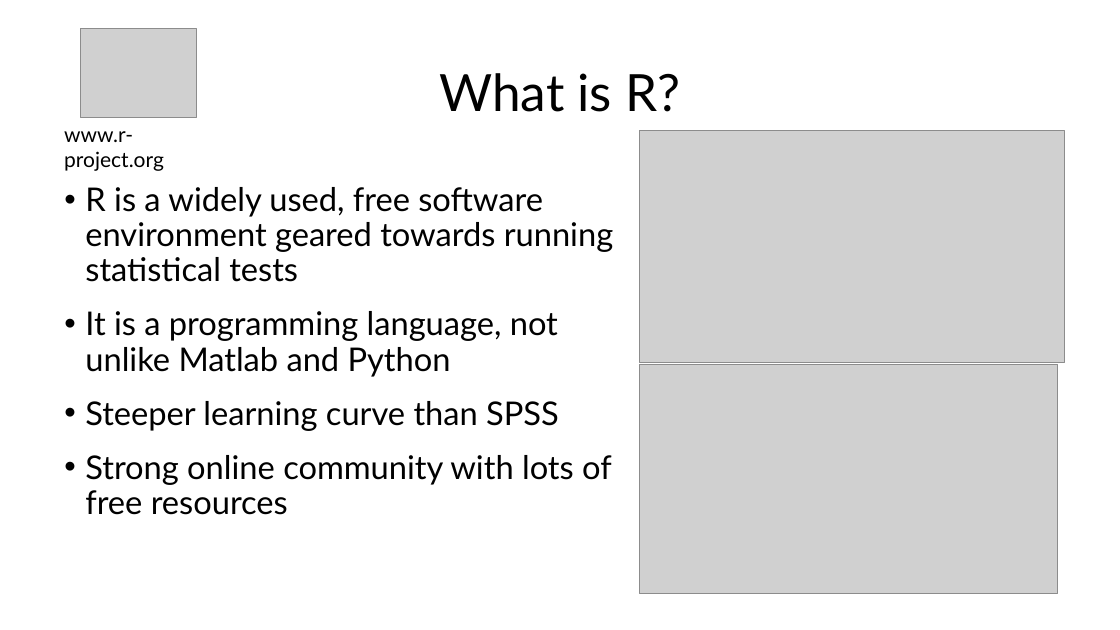
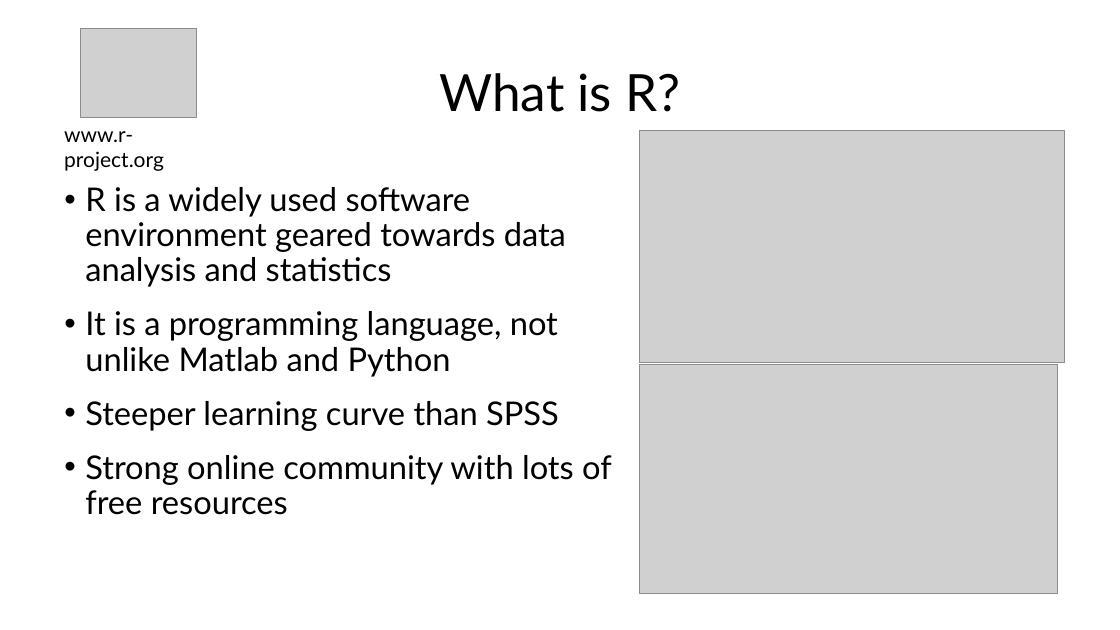
Before and after one commit to emljames/introR, a slide deck: slide 5 of Introduction to R - Intro slides.pptx (slide 4 before the commit). Drawn at 1120x630 pixels with LibreOffice and Linux fonts; fonts in the diff are those of the drawing; grey boxes stand for pictures. Boxes give left, top, right and bottom in pixels: in the first picture for what was removed or moved away, otherwise in the second. Text is boxed around its words. In the diff, an @@ line names an element or a change of style, - is before the commit and + after.

```diff
--- a/Introduction to R - Intro slides.pptx
+++ b/Introduction to R - Intro slides.pptx
@@ text at <box>85,187,566,287</box>: text changed @@
-• R is a widely used, free software environment geared towards running statistical tests
+• R is a widely used software environment geared towards data analysis and statistics
```
Also in this commit, not shown: 3 other slides changed, 1 slide added, 4 other files.
